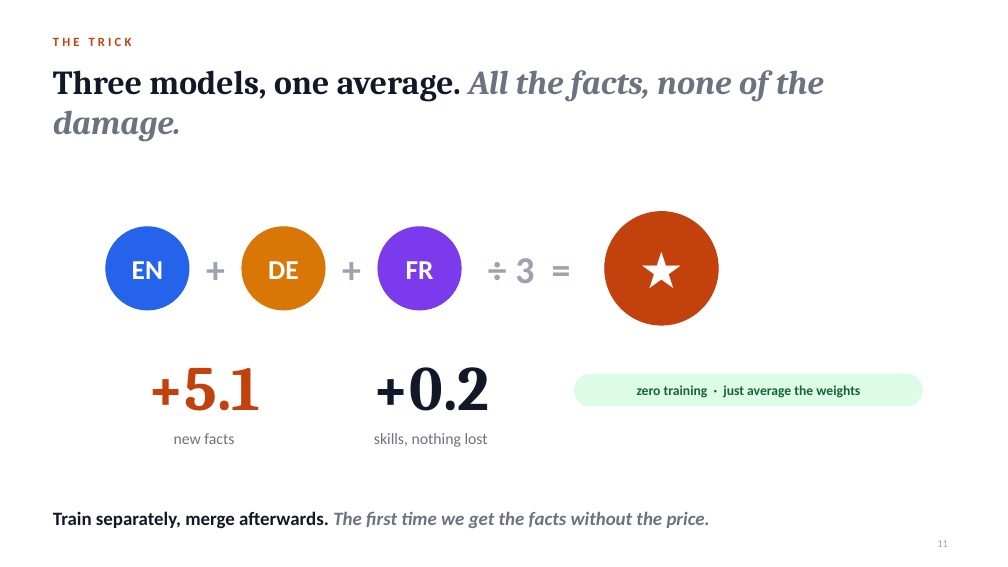
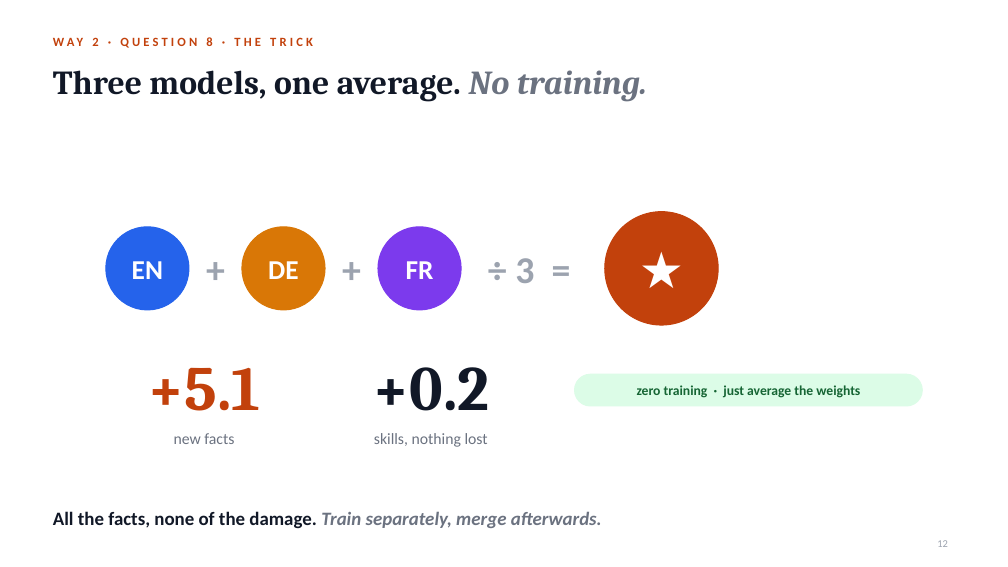
Before and after one commit to notagit3650/Claude_expo_repo_36501, a slide deck: slide 12 of slides/Retrain_or_teach.pptx (slide 11 before the commit). Drawn at 1008x567 pixels with LibreOffice and Linux fonts; fonts in the diff are those of the drawing. Boxes give left, top, right and bottom in pixels: in the first picture for what was removed or moved away, otherwise in the second. Text is boxed around its words. In the diff, an @@ line names an element or a change of style, - is before the commit and + after.

```diff
--- a/slides/Retrain_or_teach.pptx
+++ b/slides/Retrain_or_teach.pptx
@@ text at box(53, 37, 212, 46): text changed @@
-THE TRICK
+WAY 2 · QUESTION 8 · THE TRICK
@@ title at box(53, 70, 647, 102): text changed; text colour #6B7280 to #111827; italic off @@
-Three models, one average. All the facts, none of the damage.
+Three models, one average. No training.
@@ text at box(53, 511, 602, 528): text changed @@
-Train separately, merge afterwards. The first time we get the facts without the price.
+All the facts, none of the damage. Train separately, merge afterwards.
```
Also in this commit, not shown: 12 other slides changed, 2 slides added, 1 slide removed, 2 other files.
